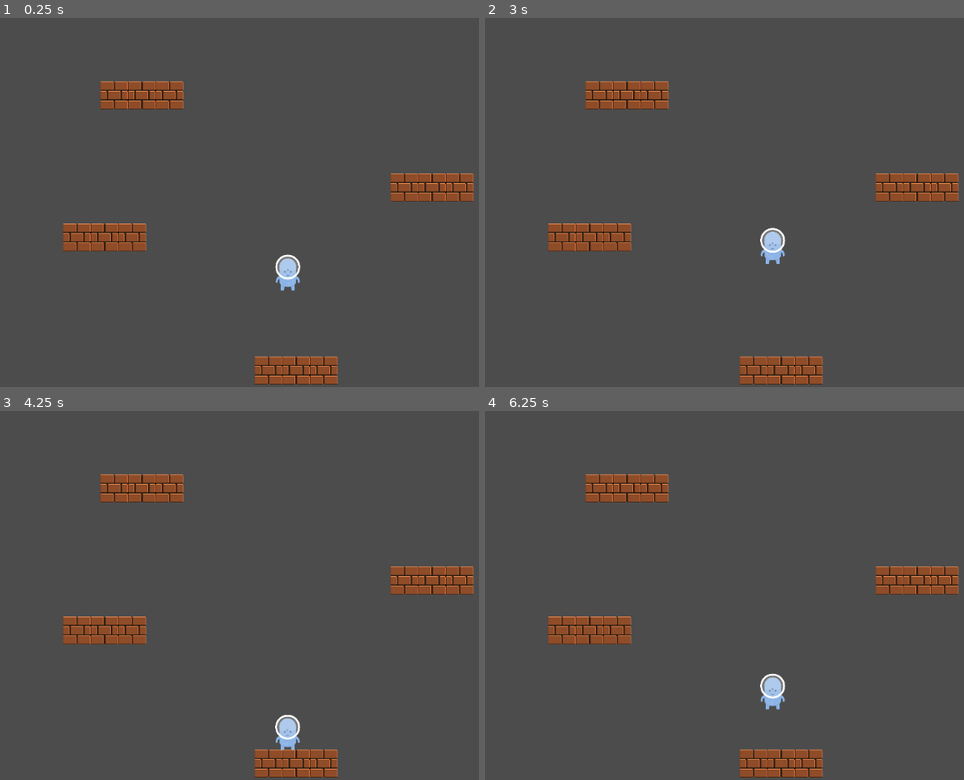
Above: before the commit, frames 1-4 (two rows, left to right).
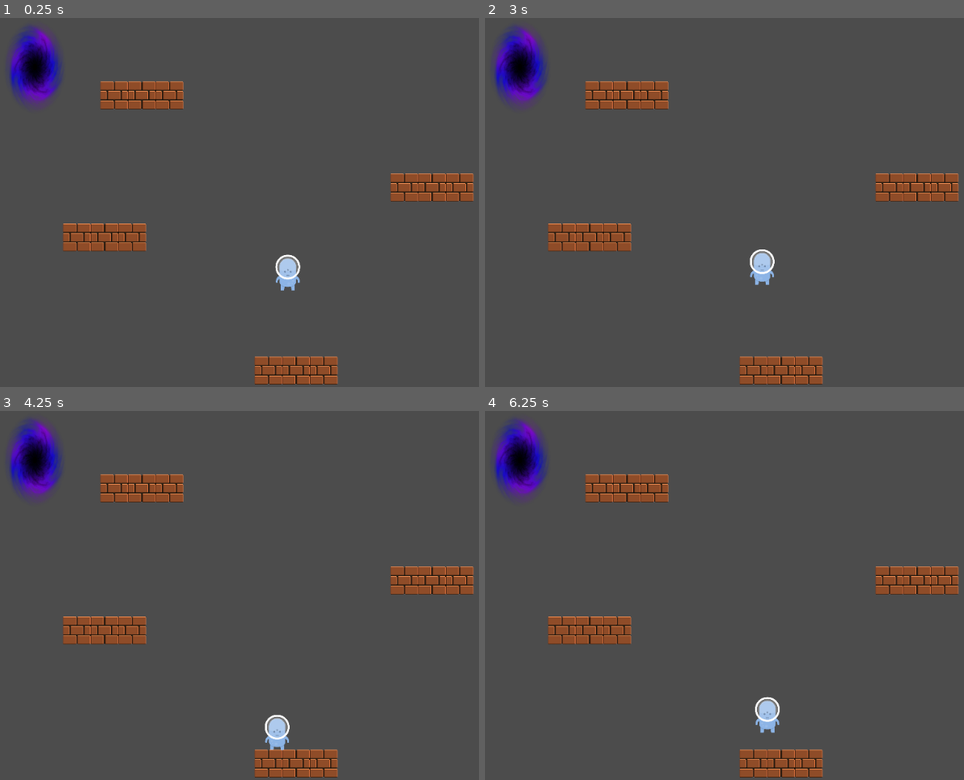
Above: after the commit, the same moments.

Repository: Janbacer/Joc-LLenguatge
Game: Godot game, scene res://Escenes/EscenaCossos.tscn
Same seed, same stepped clock (60 frames per second), same inputs: the game is played once before the commit and once after it.
Inputs:
- Up to frame 1 (0.25 s): no input
- Up to frame 2 (3 s): hold Down (mou abaix) 0.53-1.28 s; tap Enter at 1.25 s; tap Up (mou adalt) at 1.35 s; hold D (mou dreta) 2.03-2.78 s; tap A (mou esquerra) at 2.85 s
- Up to frame 3 (4.25 s): hold Down (mou abaix) from 3.53 s (still down)
- Up to frame 4 (6.25 s): tap Space at 4.25 s; release Down (mou abaix) at 4.28 s; tap Up (mou adalt) at 4.35 s; hold D (mou dreta) 5.03-5.78 s; tap A (mou esquerra) at 5.85 s

The runs differ from the first frame. In frame 1, 1.8% of the frame differs, in the area x 1-14%, y 2-25%; in frame 2, 2.5%, in the area x 1-63%, y 2-73%; in frame 3, 2.4%; in frame 4, 2.5%.

Commit message:
Tonterias

Diff:
--- a/Escenes/EscenaCossos.tscn
+++ b/Escenes/EscenaCossos.tscn
@@ -22,4 +22,6 @@
 position = Vector2( 513, 574 )
 
 [node name="Area2D" parent="." instance=ExtResource( 3 )]
-position = Vector2( 722, 45 )
+position = Vector2( 100, 93 )
+
+[connection signal="body_entered" from="Area2D" to="KinematicBody2D" method="_on_Area2D_body_entered"]
--- a/Escenes/personantge.gd
+++ b/Escenes/personantge.gd
@@ -26,7 +26,7 @@
 	velocitat += gravetat * delta
 	velocitat = move_and_slide(velocitat, Vector2.UP)
 
-	if position.y > 800:
+	if position.y > 700:
 		position = Vector2(500,400)
 		velocitat.y = 100
 
@@ -44,3 +44,7 @@
 		animacio.play("quiet")
 	if velocitat.y < -1:
 		animacio.play("salta")
+
+
+func _on_Area2D_body_entered(body):
+	modulate = Color(10,10,10)
--- a/Escenes/portal.tscn
+++ b/Escenes/portal.tscn
@@ -1,12 +1,15 @@
-[gd_scene load_steps=2 format=2]
+[gd_scene load_steps=3 format=2]
 
-[sub_resource type="CapsuleShape2D" id=1]
-radius = 12.0
-height = 12.0
+[ext_resource path="res://Imagtes/Portal-PNG-Pic.png" type="Texture" id=1]
+
+[sub_resource type="CircleShape2D" id=1]
+radius = 177.634
 
 [node name="Area2D" type="Area2D"]
+scale = Vector2( 0.2, 0.3 )
+
+[node name="Sprite" type="Sprite" parent="."]
+texture = ExtResource( 1 )
 
 [node name="CollisionShape2D" type="CollisionShape2D" parent="."]
 shape = SubResource( 1 )
-
-[node name="Sprite" type="Sprite" parent="."]
Binary file added: Imagtes/Portal-PNG-Pic.png
Not shown, added: Imagtes/Portal-PNG-Pic.png.import
Binary file added: Imagtes/portal 2.png
Not shown, added: Imagtes/portal 2.png.import
